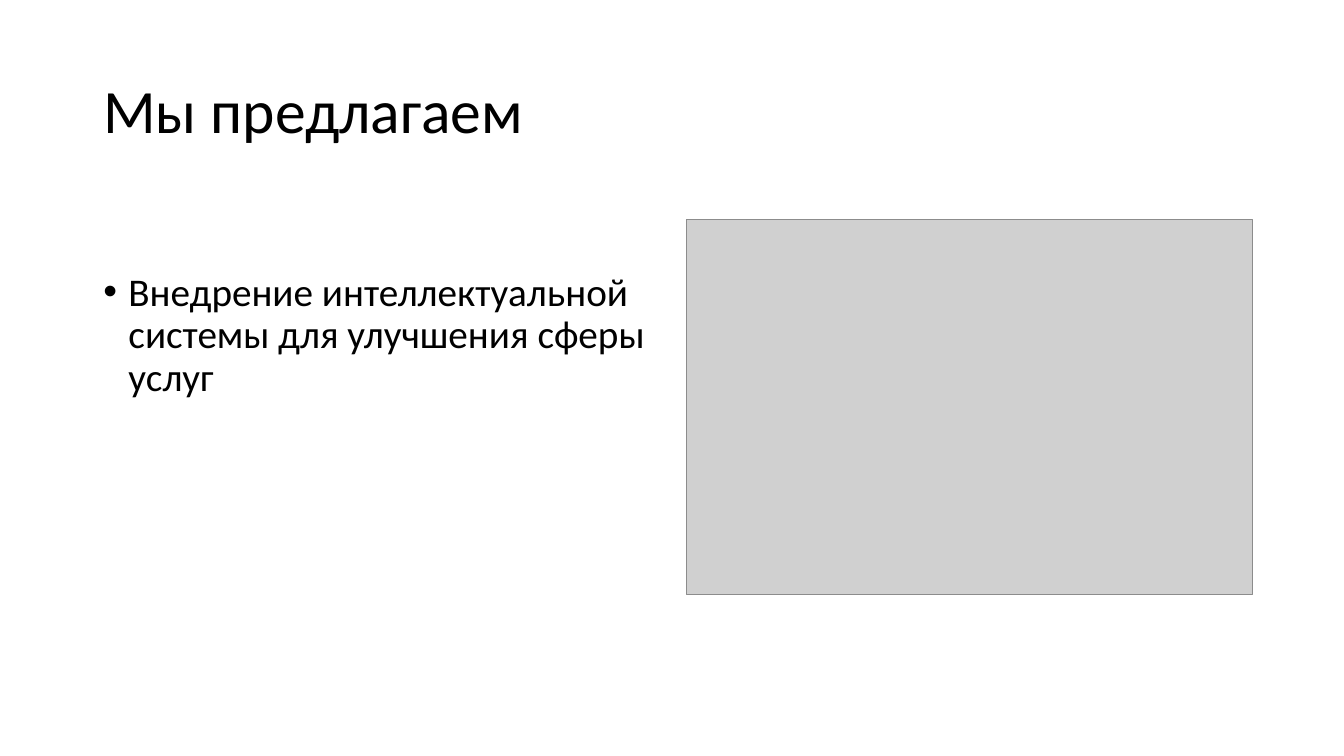
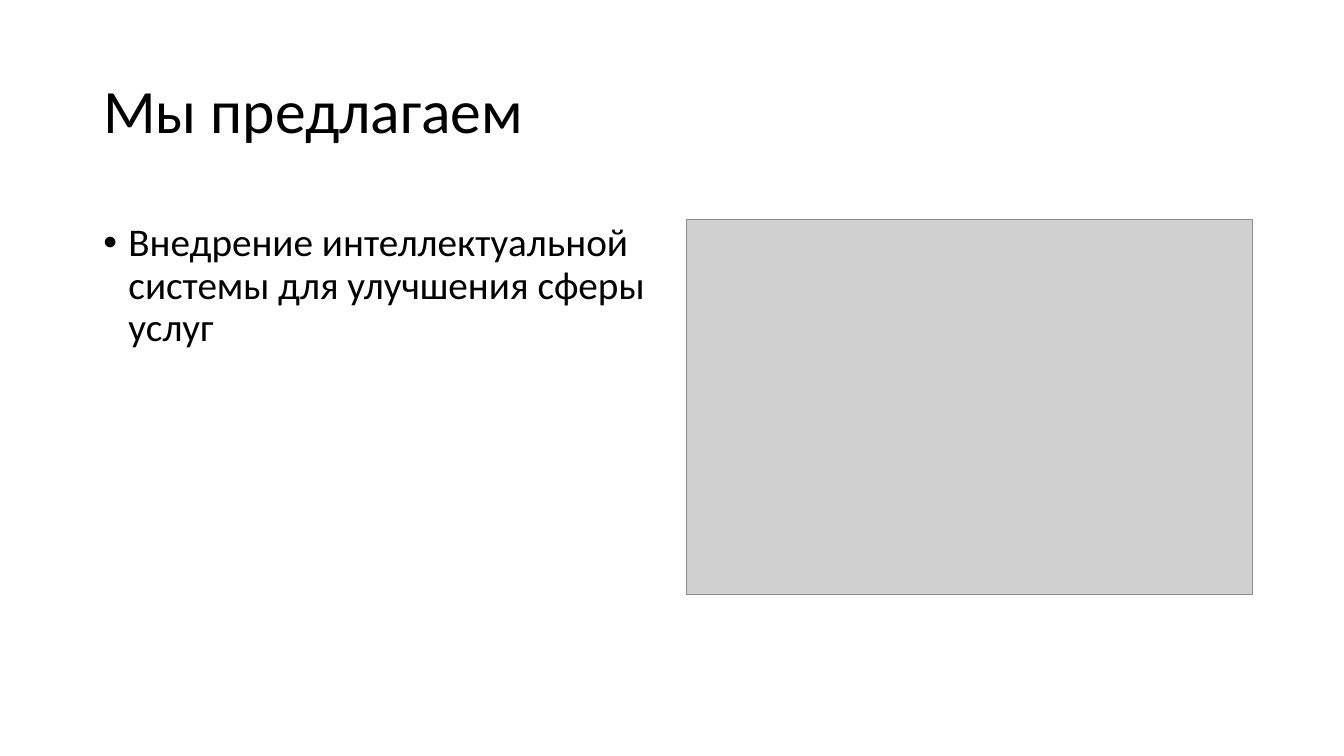
Before and after one commit to vadikko2/Hack_university, a slide deck: slide 2 of Hack_present - 2.pptx. Drawn at 1344x756 pixels with LibreOffice and Linux fonts; fonts in the diff are those of the drawing; grey boxes stand for pictures. Boxes give left, top, right and bottom in pixels: in the first picture for what was removed or moved away, otherwise in the second. Text is boxed around its words. In the diff, an @@ line names an element or a change of style, - is before the commit and + after.

Commit message:
4 commit

```diff
--- a/Hack_present - 2.pptx
+++ b/Hack_present - 2.pptx
@@ text "Внедрение интеллектуальной системы для улучшения ...": place and size @@
-text "Внедрение интеллектуальной системы для улучшения ..." at (128, 279, 645, 398)
+text "Внедрение интеллектуальной системы для улучшения ..." at (128, 229, 645, 348)
```
Also in this commit, not shown: 1 other slide changed.
